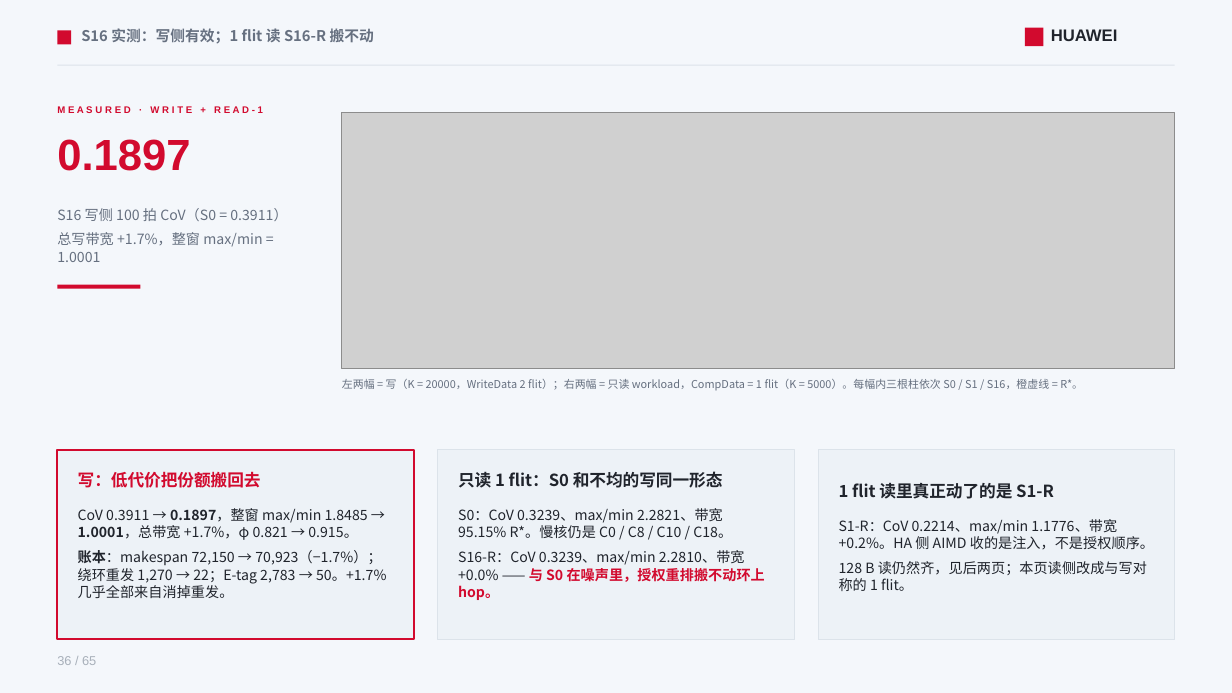
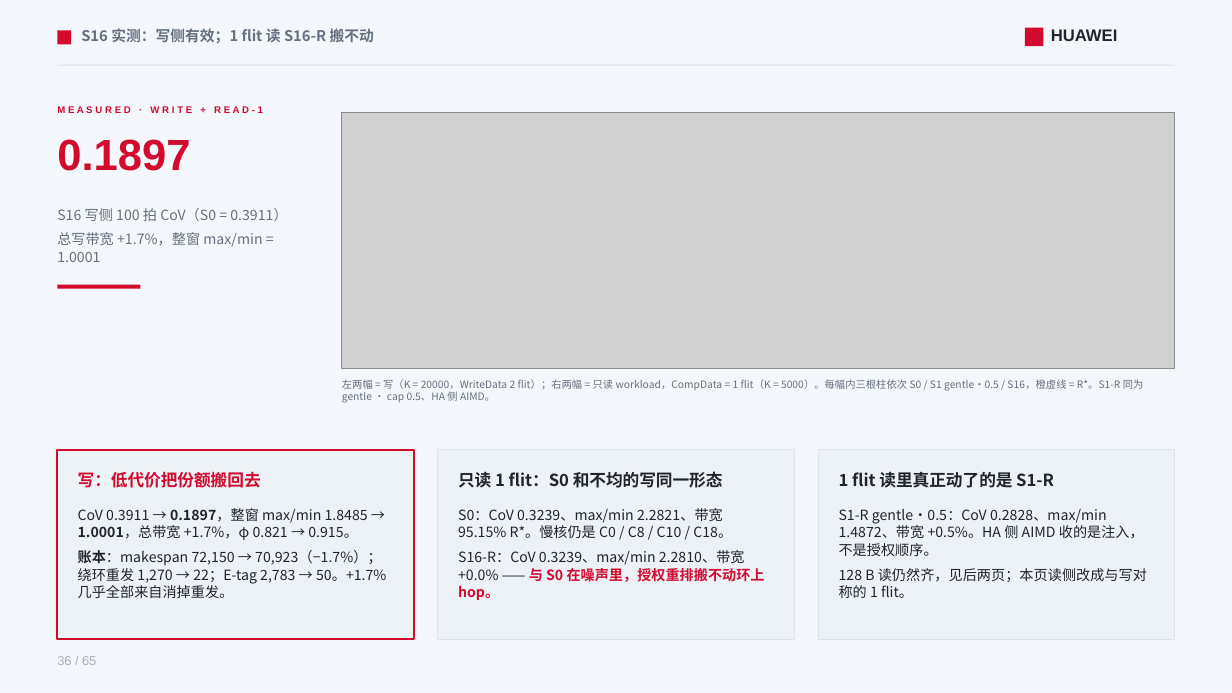
Before and after one commit to lukebest/booksim2, a slide deck: slide 36 of ppt/ring2-write-fairness.pptx. Drawn at 1232x693 pixels with LibreOffice and Linux fonts; fonts in the diff are those of the drawing; grey boxes stand for pictures. Boxes give left, top, right and bottom in pixels: in the first picture for what was removed or moved away, otherwise in the second. Text is boxed around its words. In the diff, an @@ line names an element or a change of style, - is before the commit and + after.

```diff
--- a/ppt/ring2-write-fairness.pptx
+++ b/ppt/ring2-write-fairness.pptx
@@ text at [342,379,1144,403]: text changed; size 8.5 to 8 pt @@
-左两幅 = 写（K = 20000，WriteData 2 flit）；右两幅 = 只读 workload，CompData = 1 flit（K = 5000）。每幅内三根柱依次 S0 / S1 / S16，橙虚线 = R*。
+左两幅 = 写（K = 20000，WriteData 2 flit）；右两幅 = 只读 workload，CompData = 1 flit（K = 5000）。每幅内三根柱依次 S0 / S1 gentle·0.5 / S16，橙虚线 = R*。S1-R 同为 gentle · cap 0.5、HA 侧 AIMD。
@@ text "1 flit 读里真正动了的是 S1-R": place and size @@
-text "1 flit 读里真正动了的是 S1-R" at [839,482,1054,499]
+text "1 flit 读里真正动了的是 S1-R" at [839,471,1054,488]
@@ text at [839,508,1144,556]: text changed @@
-S1-R：CoV 0.2214、max/min 1.1776、带宽 +0.2%。HA 侧 AIMD 收的是注入，不是授权顺序。
+S1-R gentle·0.5：CoV 0.2828、max/min 1.4872、带宽 +0.5%。HA 侧 AIMD 收的是注入，不是授权顺序。
@@ text "S1-R gentle·0.5：CoV 0.2828、max/min 1.4872、带宽 +0.5%。HA ...": place and size @@
-text "S1-R gentle·0.5：CoV 0.2828、max/min 1.4872、带宽 +0.5%。HA ..." at [839,519,1154,591]
+text "S1-R gentle·0.5：CoV 0.2828、max/min 1.4872、带宽 +0.5%。HA ..." at [839,508,1147,598]
```
Also in this commit, not shown: 9 other slides changed, 14 other files.
